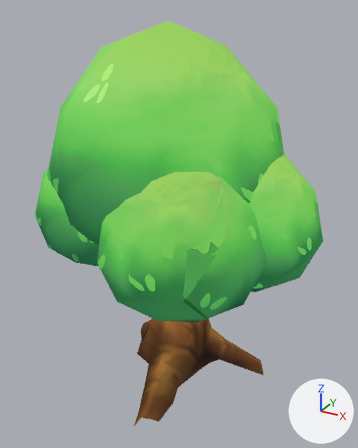
The glTF model scenes/levels/assets/tree/src/tree_2.gltf, before and after one commit.
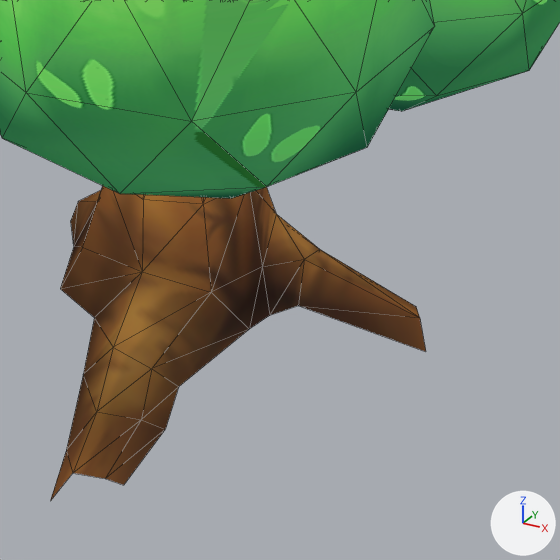
Each version appears first whole from a 50 mm camera at (2.07, -3.92, 3.23) aimed at (0.04, -0.22, 1.38), and next in a close-up on the part from 32% to 87% of the width and 57% to 100% of the height. Every picture has the same lights, and +X, +Y and +Z are marked at lower right. The close-ups show mesh edges as thin lines. Objects named as collision shapes, trigger or cutter boxes, shadow casters or lower levels of detail are left out. Where no turn or scale is listed for an object, it has been applied to the vertices. Vertices at the same position are counted once.

In view in the first close-up: 'Tree2'.
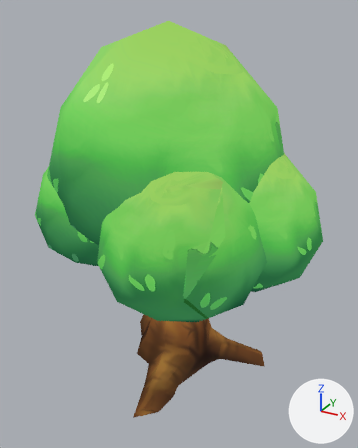
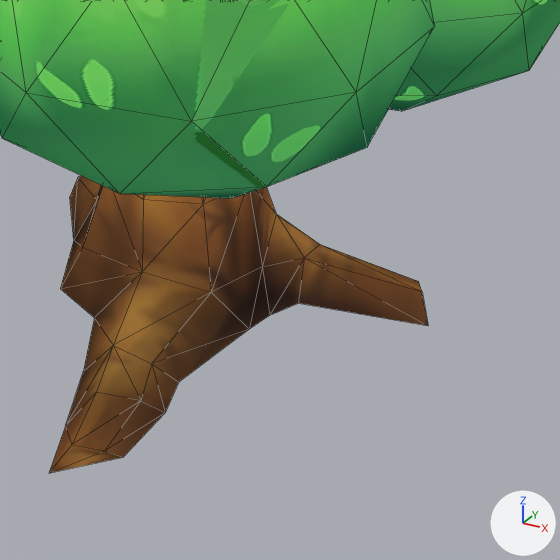
Location of each change, [x1, y1, x2, y2] in pixels of the close-ups (560 x 560 px; the box of a moved part takes in the faces that stretch with it):
```json
{"object": "Tree2", "change": "reshaped", "before": [0, 0, 560, 501], "after": [0, 0, 560, 473]}
{"part": 1, "of": "me_tree2_001", "change": "moved or reshaped", "before": [50, 272, 249, 501], "after": [49, 272, 249, 473]}
{"part": 2, "of": "me_tree2_001", "change": "moved or reshaped", "after": [78, 176, 102, 199], "on screen": "not visible before"}
{"part": 3, "of": "me_tree2_001", "change": "moved or reshaped", "before": [71, 204, 78, 243], "after": [70, 178, 97, 239]}
{"part": 4, "of": "me_tree2_001", "change": "moved or reshaped", "before": [60, 186, 142, 289], "after": [99, 186, 144, 270]}
{"part": 5, "of": "me_tree2_001", "change": "moved or reshaped", "before": [74, 190, 101, 247], "after": [60, 186, 142, 289]}
{"part": 6, "of": "me_tree2_001", "change": "moved or reshaped", "before": [263, 214, 426, 352], "after": [263, 214, 428, 326]}
```

Scene script edits in JSON lines:
```json
{"block": "me_tree2_001", "where": "me_tree2_001.from_pydata(...)  # 345 vertices, 627 faces; spans x -1.38..1.32, y -1.43..1.03, z -0.13..3.12"}
{"block": "me_tree2_001", "where": "# used by ob_tree2; location = (0.0, 0.0, 0.0)"}
{"block": "me_tree2_001", "where": "# before: 124 (0.21, -1.21, -0.04) at pixel (72, 473), 125 (0.16, -1.26, -0.13) at pixel (50, 501), 126 (0.29, -1.15, -0.07) at pixel (105, 478), 127 (0.32, -1.1, -0.13) at pixel (123, 485)"}
{"block": "me_tree2_001", "where": "# before: 129 (0.88, -0.03, -0.04) at pixel (419, 317), 130 (0.83, 0.05, -0.07) at pixel (416, 306), 134 (0.93, -0.09, -0.13) at pixel (425, 351)"}
{"block": "me_tree2_001", "change": "me_tree2_001 part 1"}
{"op": "add", "block": "me_tree2_001", "code": "for i in [*range(124, 128)]: me_tree2_001.vertices[i].co += Vector((0.0, 0.0, 0.11))"}
{"op": "set", "path": "me_tree2_001.vertices[116].co", "old": "(0.11, -0.8, 0.09)", "new": "(0.11, -0.8, 0.1)", "note": "pixel (113, 347) -> pixel (113, 345)"}
{"op": "set", "path": "me_tree2_001.vertices[117].co", "old": "(0.24, -0.78, 0.04)", "new": "(0.24, -0.78, 0.07)", "note": "pixel (151, 368) -> pixel (151, 363)"}
{"op": "set", "path": "me_tree2_001.vertices[118].co", "old": "(0.32, -0.74, -0.03)", "new": "(0.32, -0.74, -0.01)", "note": "pixel (178, 386) -> pixel (178, 382)"}
{"op": "set", "path": "me_tree2_001.vertices[119].co", "old": "(0.2, -1.04, 0.06)", "new": "(0.31, -0.97, 0.09)", "note": "pixel (96, 411) -> pixel (140, 400)"}
{"op": "set", "path": "me_tree2_001.vertices[120].co", "old": "(0.31, -0.97, 0.01)", "new": "(0.2, -1.04, 0.13)", "note": "pixel (141, 419) -> pixel (96, 392)"}
{"op": "set", "path": "me_tree2_001.vertices[121].co", "old": "(0.35, -0.9, -0.06)", "new": "(0.35, -0.9, 0.0)", "note": "pixel (165, 429) -> pixel (165, 412)"}
{"op": "set", "path": "me_tree2_001.vertices[122].co", "old": "(0.01, -0.84, -0.03)", "new": "(0.13, -1.12, 0.03)", "note": "pixel (83, 374) -> pixel (65, 426)"}
{"op": "set", "path": "me_tree2_001.vertices[123].co", "old": "(0.13, -1.12, -0.06)", "new": "(0.01, -0.84, -0.02)", "note": "pixel (66, 450) -> pixel (83, 371)"}
{"block": "me_tree2_001", "change": "me_tree2_001 part 2: the 1 vertex in x -0.22, y -0.22, z 0.44 is moved by (-0.09, 0.0, -0.28)"}
{"block": "me_tree2_001", "change": "me_tree2_001 part 3: the 1 vertex in x -0.36, y -0.31, z -0.01 is moved by (0.0, 0.0, 0.03)"}
{"block": "me_tree2_001", "change": "me_tree2_001 part 4: the 1 vertex in x -0.21, y -0.48, z 0.15 is moved by (0.07, 0.07, 0.29)"}
{"block": "me_tree2_001", "change": "me_tree2_001 part 5: the 1 vertex in x -0.31, y -0.22, z 0.15 is moved by (0.1, -0.25, 0.0)"}
{"block": "me_tree2_001", "change": "me_tree2_001 part 6"}
{"op": "add", "block": "me_tree2_001", "code": "for i in [129, 130, 134]: me_tree2_001.vertices[i].co += Vector((0.0, 0.0, 0.11))"}
{"op": "set", "path": "me_tree2_001.vertices[37].co", "old": "(0.46, -0.09, 0.09)", "new": "(0.46, -0.09, 0.1)", "note": "pixel (304, 259) -> pixel (304, 257)"}
{"op": "set", "path": "me_tree2_001.vertices[39].co", "old": "(0.49, -0.18, -0.03)", "new": "(0.49, -0.18, -0.02)", "note": "pixel (298, 305) -> pixel (298, 303)"}
{"op": "set", "path": "me_tree2_001.vertices[128].co", "old": "(0.46, 0.05, 0.04)", "new": "(0.46, 0.05, 0.07)", "note": "pixel (319, 249) -> pixel (319, 244)"}
{"op": "set", "path": "me_tree2_001.vertices[131].co", "old": "(0.43, 0.13, -0.03)", "new": "(0.79, 0.09, -0.02)"}
{"op": "set", "path": "me_tree2_001.vertices[132].co", "old": "(0.79, 0.09, -0.13)", "new": "(0.43, 0.13, -0.01)"}
```
